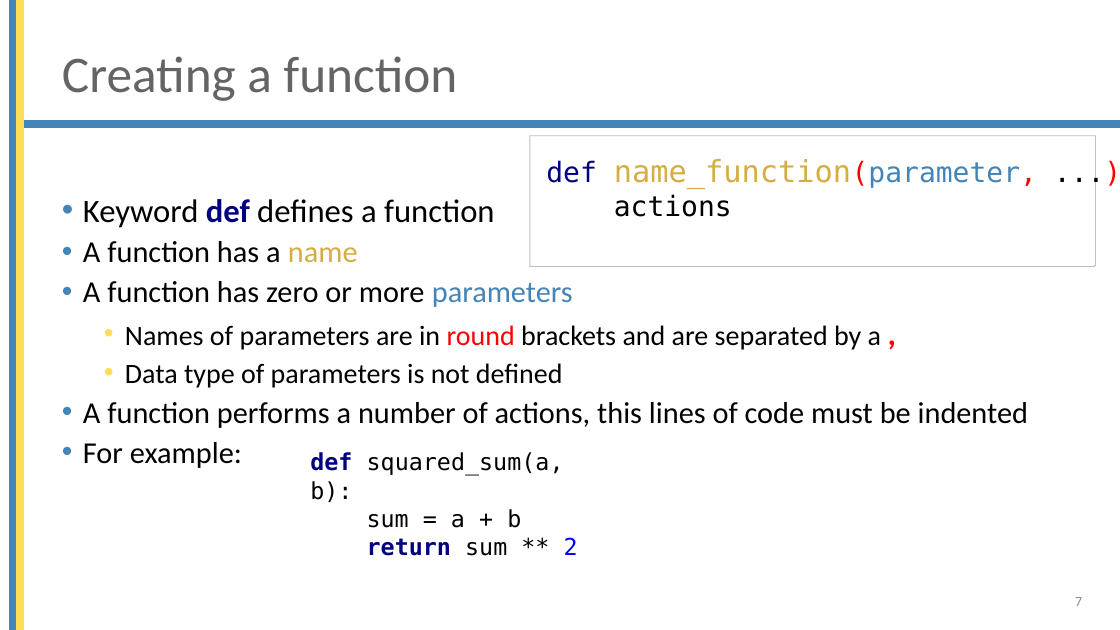
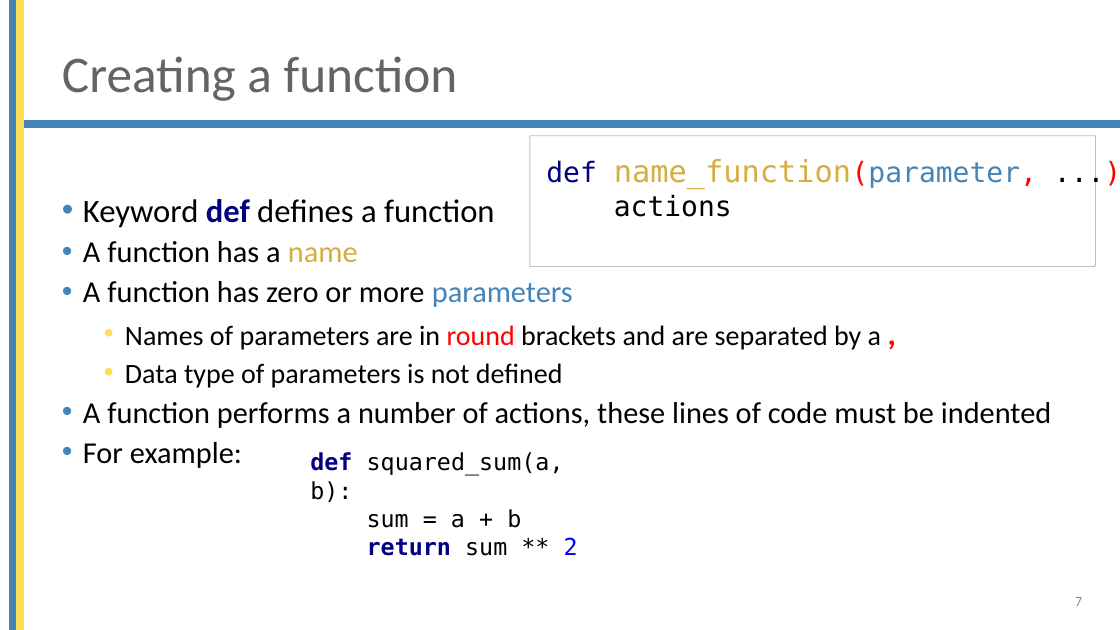
Before and after one commit to brentpulmansTM/Beobank-October-2022, a slide deck: slide 7 of Basic_python/6 Functions.pptx. Drawn at 1120x630 pixels with LibreOffice and Linux fonts; fonts in the diff are those of the drawing; background and template pictures are left out. Boxes give left, top, right and bottom in pixels: in the first picture for what was removed or moved away, otherwise in the second. Text is boxed around its words. In the diff, an @@ line names an element or a change of style, - is before the commit and + after.

```diff
--- a/Basic_python/6 Functions.pptx
+++ b/Basic_python/6 Functions.pptx
@@ text at (83,402,1051,428): text changed @@
-• A function performs a number of actions, this lines of code must be indented
+• A function performs a number of actions, these lines of code must be indented
```
Also in this commit, not shown: 3 other slides changed, 2 other files.
